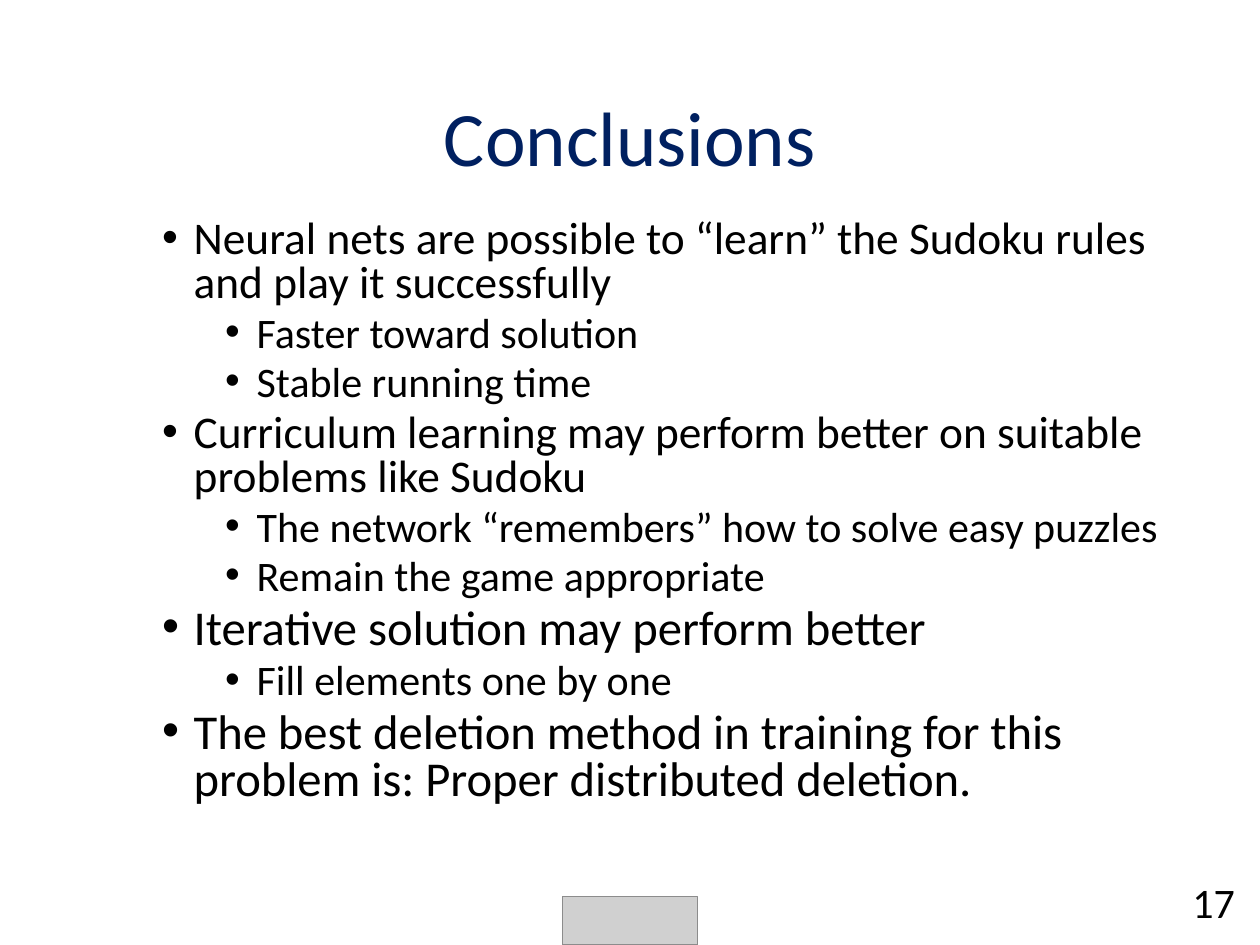
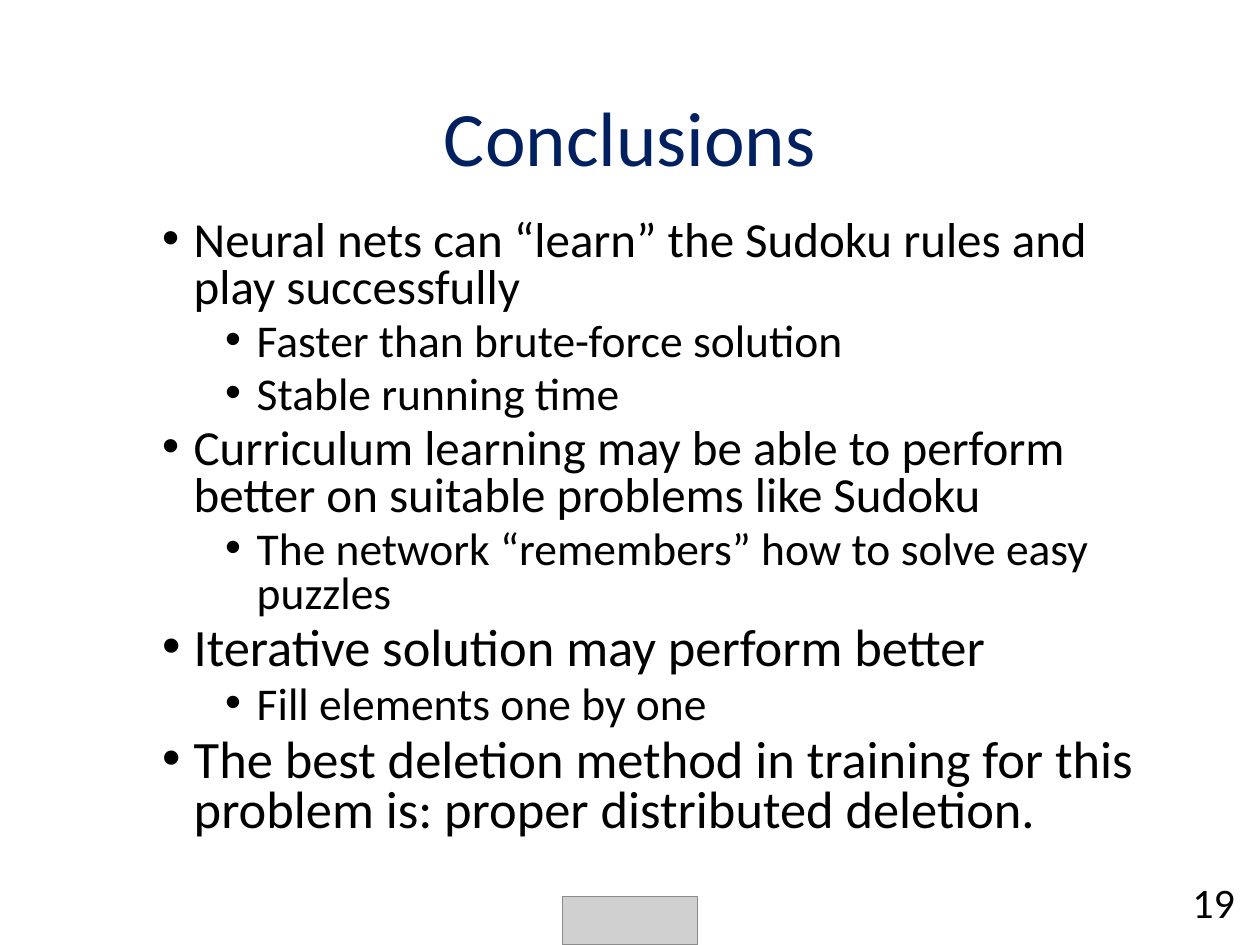
Before and after one commit to chendudai/Sudoku, a slide deck: slide 19 of Presentation/final_presentation.pptx (slide 17 before the commit). Drawn at 1260x945 pixels with LibreOffice and Linux fonts; fonts in the diff are those of the drawing; grey boxes stand for pictures. Boxes give left, top, right and bottom in pixels: in the first picture for what was removed or moved away, otherwise in the second. Text is boxed around its words. In the diff, an @@ line names an element or a change of style, - is before the commit and + after.

```diff
--- a/Presentation/final_presentation.pptx
+++ b/Presentation/final_presentation.pptx
@@ text at bbox=[194, 222, 1087, 358]: text changed; size 25.9 to 28 pt @@
-  • Neural nets are possible to “learn” the Sudoku rules and play it successfully
-    • Faster toward solution
+  • Neural nets can “learn” the Sudoku rules and play successfully
+    • Faster than brute-force solution
@@ text at bbox=[194, 378, 1088, 728]: size 24.1 to 26 pt in "Stable running time", "The network “remembers” how to solve easy ...", "Fill elements one by one"; size 27.8 to 30 pt in "Iterative solution may perform better" @@
@@ text at bbox=[194, 431, 1065, 520]: text changed; size 25.9 to 28 pt @@
-  • Curriculum learning may perform better on suitable problems like Sudoku
+  • Curriculum learning may be able to perform better on suitable problems like Sudoku
@@ text at bbox=[257, 561, 765, 599]: paragraph removed @@
-    • Remain the game appropriate
@@ text at bbox=[194, 741, 1133, 837]: text changed; size 27.8 to 30 pt @@
-  • The best deletion method in training for this problem is: Proper distributed deletion.
+  • The best deletion method in training for this problem is: proper distributed deletion.
@@ text at bbox=[1192, 890, 1235, 918]: text changed @@
-17
+19
```
Also in this commit, not shown: 11 other slides changed, 4 slides added, 1 slide removed, 2 other files.
